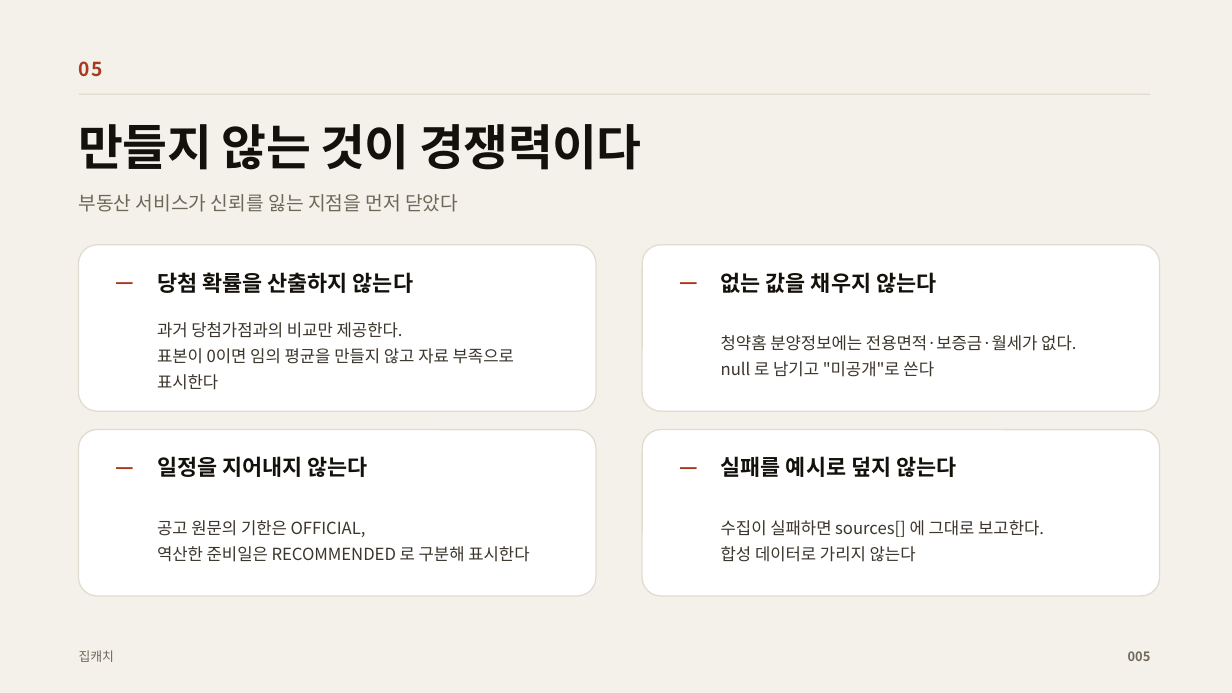
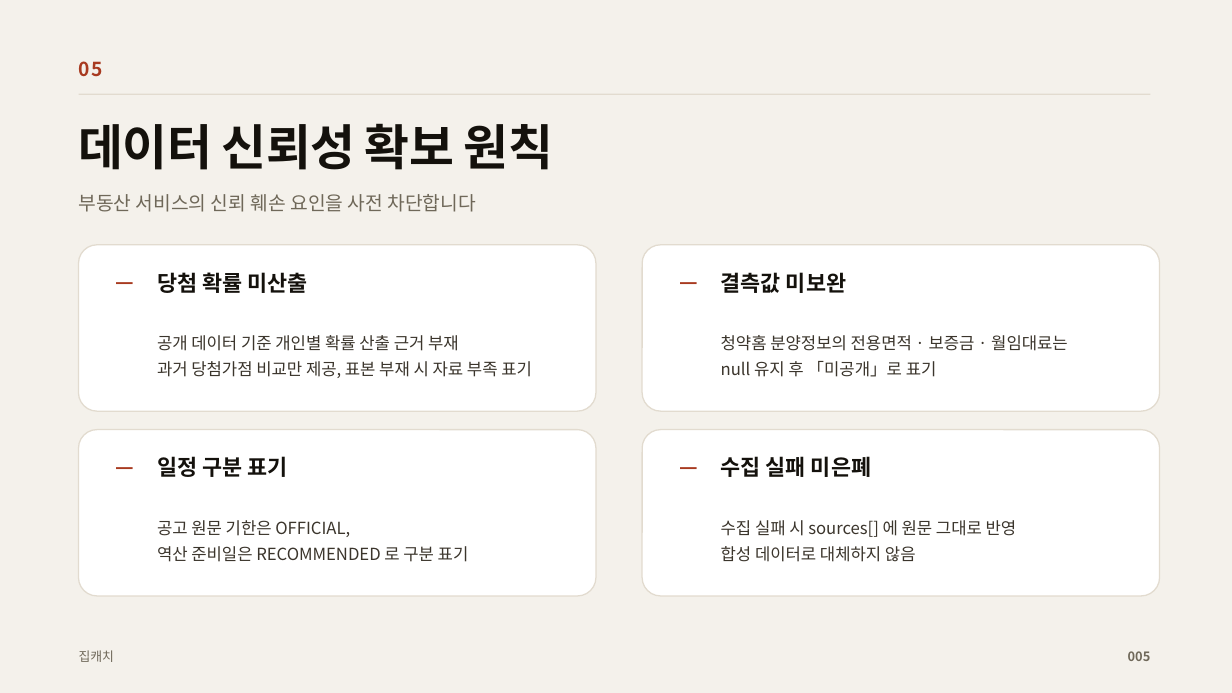
Before and after one commit to yubinxe/ch_insight, a slide deck: slide 6 of docs/presentation/집캐치_IR.pptx. Drawn at 1232x693 pixels with LibreOffice and Linux fonts; fonts in the diff are those of the drawing. Boxes give left, top, right and bottom in pixels: in the first picture for what was removed or moved away, otherwise in the second. Text is boxed around its words. In the diff, an @@ line names an element or a change of style, - is before the commit and + after.

```diff
--- a/docs/presentation/집캐치_IR.pptx
+++ b/docs/presentation/집캐치_IR.pptx
@@ text at bbox=[79, 123, 553, 170]: text changed @@
-만들지 않는 것이 경쟁력이다
+데이터 신뢰성 확보 원칙
@@ text at bbox=[79, 194, 475, 212]: text changed @@
-부동산 서비스가 신뢰를 잃는 지점을 먼저 닫았다
+부동산 서비스의 신뢰 훼손 요인을 사전 차단합니다
@@ text at bbox=[157, 272, 307, 293]: text changed @@
-당첨 확률을 산출하지 않는다
+당첨 확률 미산출
@@ text at bbox=[721, 272, 846, 293]: text changed @@
-없는 값을 채우지 않는다
+결측값 미보완
@@ text at bbox=[157, 335, 532, 378]: text changed @@
-과거 당첨가점과의 비교만 제공한다.
-표본이 0이면 임의 평균을 만들지 않고 자료 부족으로 표시한다
+공개 데이터 기준 개인별 확률 산출 근거 부재
+과거 당첨가점 비교만 제공, 표본 부재 시 자료 부족 표기
@@ text at bbox=[721, 335, 1068, 377]: text changed @@
-청약홈 분양정보에는 전용면적·보증금·월세가 없다.
-null 로 남기고 "미공개"로 쓴다
+청약홈 분양정보의 전용면적 · 보증금 · 월임대료는
+null 유지 후 「미공개」로 표기
@@ text at bbox=[157, 456, 287, 477]: text changed @@
-일정을 지어내지 않는다
+일정 구분 표기
@@ text at bbox=[721, 456, 871, 477]: text changed @@
-실패를 예시로 덮지 않는다
+수집 실패 미은폐
@@ text at bbox=[157, 520, 469, 562]: text changed @@
-공고 원문의 기한은 OFFICIAL,
-역산한 준비일은 RECOMMENDED 로 구분해 표시한다
+공고 원문 기한은 OFFICIAL,
+역산 준비일은 RECOMMENDED 로 구분 표기
@@ text at bbox=[721, 520, 1017, 562]: text changed @@
-수집이 실패하면 sources[] 에 그대로 보고한다.
-합성 데이터로 가리지 않는다
+수집 실패 시 sources[] 에 원문 그대로 반영
+합성 데이터로 대체하지 않음
```
Also in this commit, not shown: 9 other slides changed, 2 other files.
